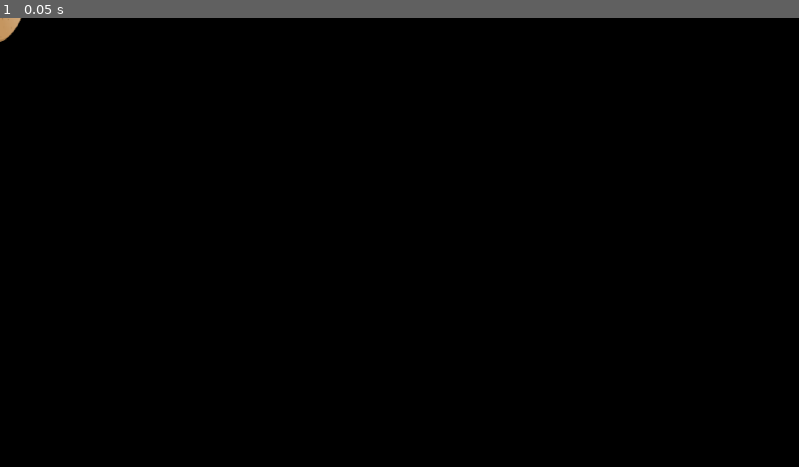
Above: before the commit, frame 1.
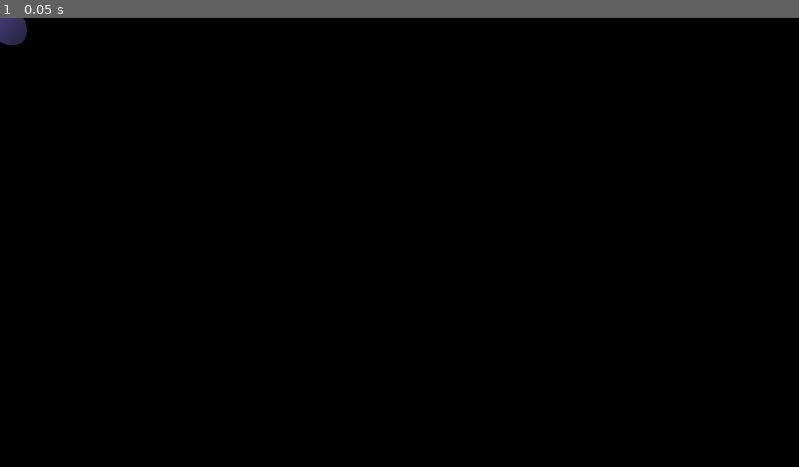
Above: after the commit, the same moment.

Repository: c64cosmin/GMTK2022
Game: Godot game, scene res://objects/ingredient.tscn
Two runs of this game, one before a commit and one after it. Both use one fixed random seed, a clock stepped at 60 frames per second and the inputs below. This scene is started directly instead of the project's main scene.
Inputs:
- Up to frame 1 (0.05 s): no input

The runs differ from the first frame. In frame 1, 0.2% of the frame differs, in the area x 0-4%, y 0-7%.

Commit message:
Good ingredients

Diff:
--- a/objects/bowl.tscn
+++ b/objects/bowl.tscn
@@ -2,7 +2,7 @@
 
 [ext_resource path="res://textures/bowl.png" type="Texture" id=1]
 [ext_resource path="res://scripts/bowl.gd" type="Script" id=2]
-[ext_resource path="res://textures/ingredients_test.png" type="Texture" id=3]
+[ext_resource path="res://textures/ingredients.png" type="Texture" id=3]
 [ext_resource path="res://textures/deliver.png" type="Texture" id=4]
 [ext_resource path="res://resources/bigfont.tres" type="DynamicFont" id=5]
 [ext_resource path="res://textures/patience.png" type="Texture" id=6]
@@ -21,8 +21,8 @@
 scale = Vector2( 0.8, 0.8 )
 z_index = 1
 texture = ExtResource( 3 )
-hframes = 2
-vframes = 2
+hframes = 8
+vframes = 4
 
 [node name="required" type="Node2D" parent="."]
 position = Vector2( 0, -180 )
--- a/objects/ingredient.tscn
+++ b/objects/ingredient.tscn
@@ -1,7 +1,7 @@
 [gd_scene load_steps=4 format=2]
 
 [ext_resource path="res://scripts/ingredient.gd" type="Script" id=1]
-[ext_resource path="res://textures/ingredients_test.png" type="Texture" id=2]
+[ext_resource path="res://textures/ingredients.png" type="Texture" id=2]
 
 [sub_resource type="CircleShape2D" id=1]
 radius = 64.0
@@ -11,8 +11,8 @@
 
 [node name="Sprite" type="Sprite" parent="."]
 texture = ExtResource( 2 )
-hframes = 2
-vframes = 2
+hframes = 8
+vframes = 4
 
 [node name="Area2D" type="Area2D" parent="."]
 
--- a/objects/ticket.tscn
+++ b/objects/ticket.tscn
@@ -2,7 +2,7 @@
 
 [ext_resource path="res://scripts/ticket.gd" type="Script" id=1]
 [ext_resource path="res://textures/ticket.png" type="Texture" id=2]
-[ext_resource path="res://textures/ingredients_test.png" type="Texture" id=3]
+[ext_resource path="res://textures/ingredients.png" type="Texture" id=3]
 [ext_resource path="res://textures/patience.png" type="Texture" id=4]
 
 [sub_resource type="RectangleShape2D" id=1]
@@ -28,8 +28,8 @@
 z_index = 1
 texture = ExtResource( 3 )
 offset = Vector2( 0, 32 )
-hframes = 2
-vframes = 2
+hframes = 8
+vframes = 4
 
 [node name="Area2D" type="Area2D" parent="."]
 
Not shown, added: raw/ingrediente/avocado.png.import
Not shown, added: raw/ingrediente/carne-porc.png.import
Not shown, added: raw/ingrediente/carne-vita.png.import
Not shown, added: raw/ingrediente/cartof.png.import
Not shown, added: raw/ingrediente/cascaval.png.import
Not shown, added: raw/ingrediente/ciuperca.png.import
Not shown, added: raw/ingrediente/fasole.png.import
Not shown, added: raw/ingrediente/orez.png.import
Not shown, added: raw/ingrediente/ou.png.import
Not shown, added: raw/ingrediente/paste.png.import
Not shown, added: raw/ingrediente/peas.png.import
Not shown, added: raw/ingrediente/peste.png.import
(and 9 more such lines)
